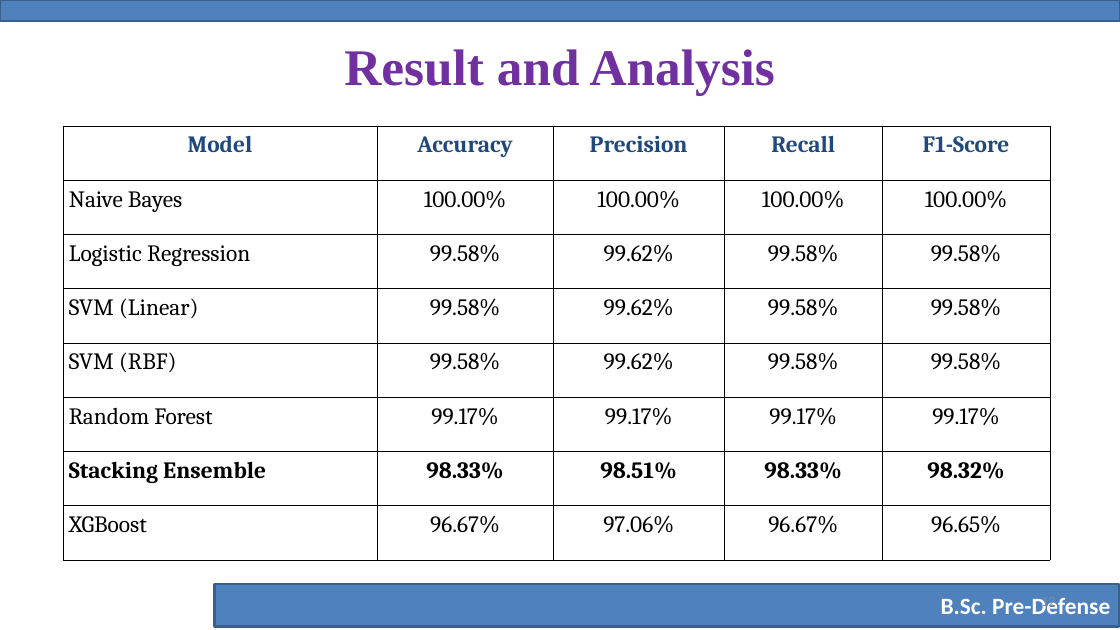
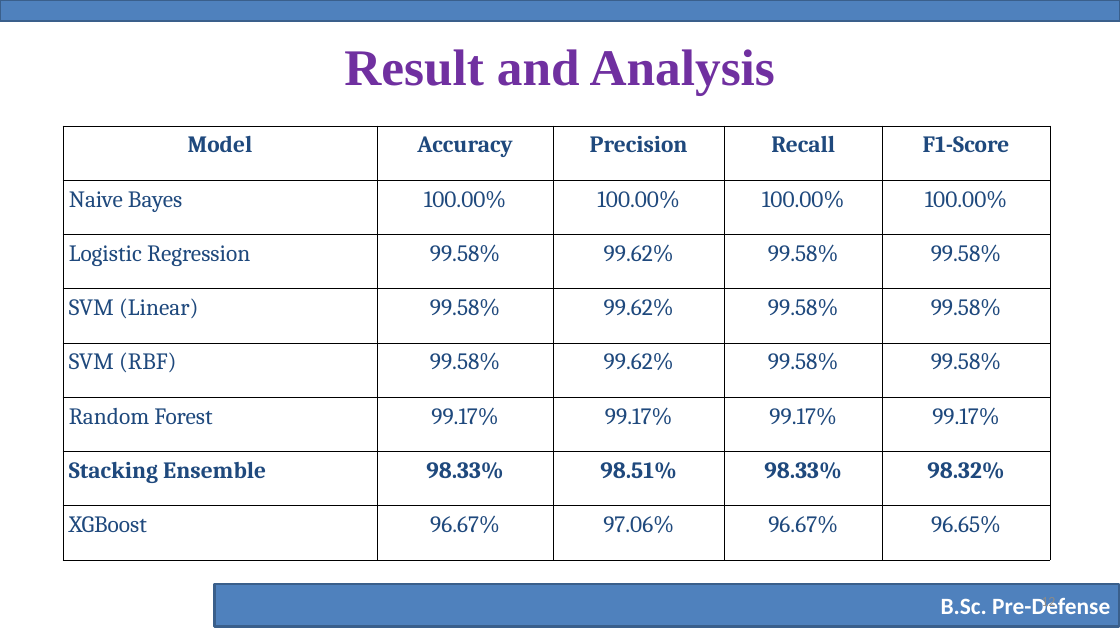
Before and after one commit to Mehedihasan444/presentation-slides, a slide deck: slide 12 of (221-15-4680)Pre-Defense Slide.pptx. Drawn at 1120x630 pixels with LibreOffice and Linux fonts; fonts in the diff are those of the drawing; background and template pictures are left out. Boxes give left, top, right and bottom in pixels: in the first picture for what was removed or moved away, otherwise in the second. Text is boxed around its words. In the diff, an @@ line names an element or a change of style, - is before the commit and + after.

```diff
--- a/(221-15-4680)Pre-Defense Slide.pptx
+++ b/(221-15-4680)Pre-Defense Slide.pptx
@@ table at box(63, 126, 1051, 560) @@
@@ text colour #000000 to #1F497D in "Naive Bayes", "100.00%", "100.00%", "100.00%" and 31 more places @@
```
Also in this commit, not shown: 2 other slides changed.
